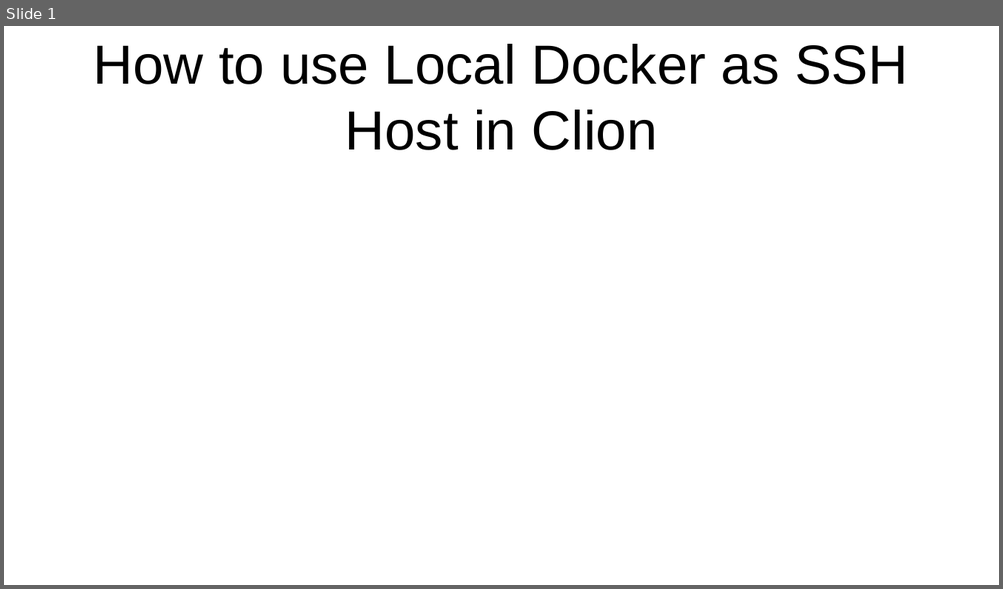
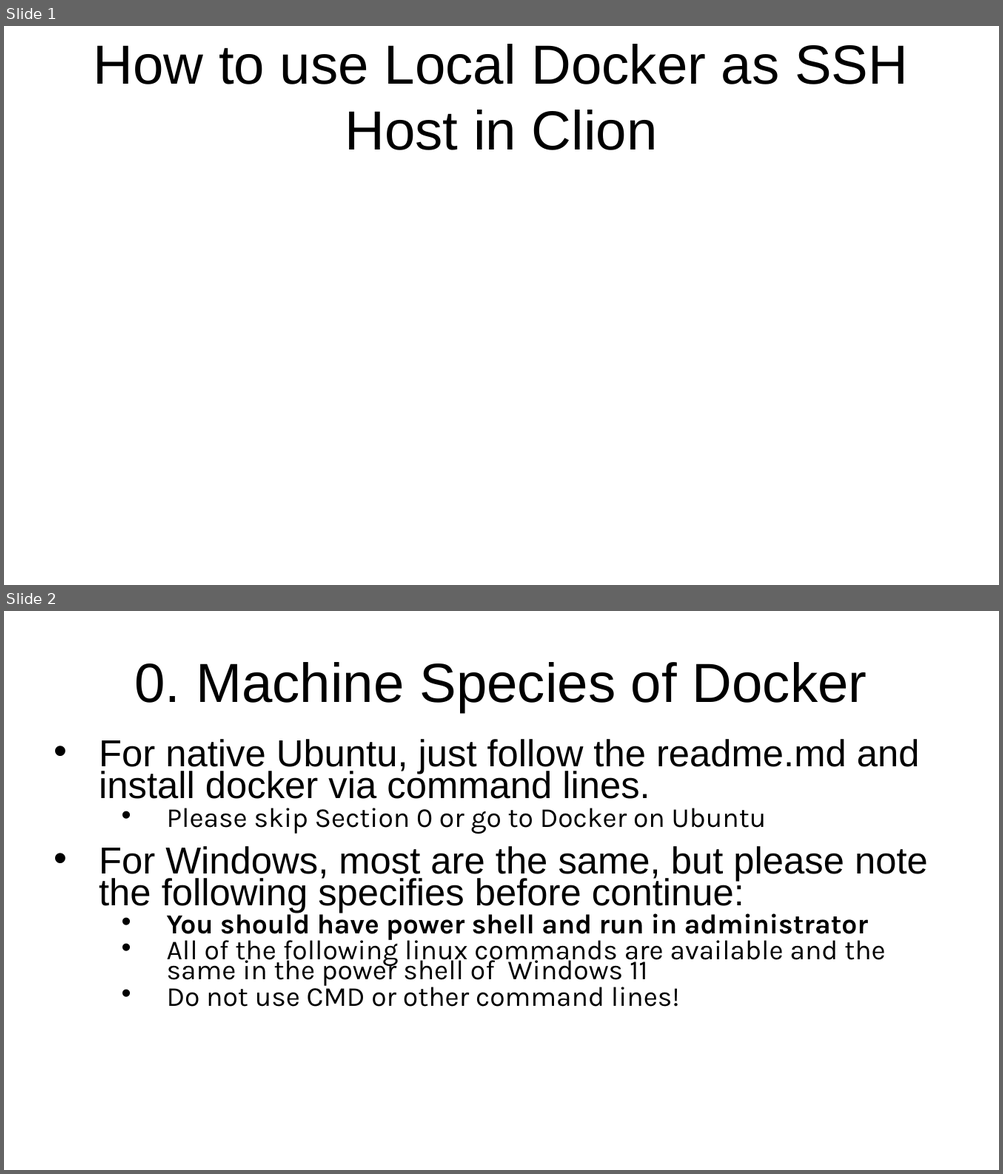
Before and after one commit to intellistream/CANDY, a slide deck: docker/Setup.odp. Shown one above the other, each under a label of ours: slide 1 before the commit, slides 1 and 2 after it. The pictures are 1003x589 and 1003x1174 pixels, drawn with LibreOffice and Linux fonts; fonts in the diff are those of the drawing. Boxes give left, top, right and bottom in pixels: in the first picture for what was removed or moved away, otherwise in the second. Text is boxed around its words. In the diff, an @@ line names an element or a change of style, - is before the commit and + after.

Commit message:
4. add docker windows

```diff
--- a/docker/Setup.odp
+++ b/docker/Setup.odp
@@ slide 2 added at [4, 611, 999, 1170], background #FFFFFF @@
@@ title added at [135, 662, 867, 712], 44 pt, text #000000 @@
+0. Machine Species of Docker
@@ text added at [99, 739, 928, 1007], 22 pt, text #000000 @@
+• For native Ubuntu, just follow the readme.md and install docker via command lines.
+  • Please skip Section 0 or go to Docker on Ubuntu
+• For Windows, most are the same, but please note the following specifies before continue:
+  • You should have power shell and run in administrator
+  • All of the following linux commands are available and the same in the power shell of Windows 11
+  • Do not use CMD or other command lines!
```
Also in this commit, not shown: 3 slides changed, 3 other slides added, 2 other files.
